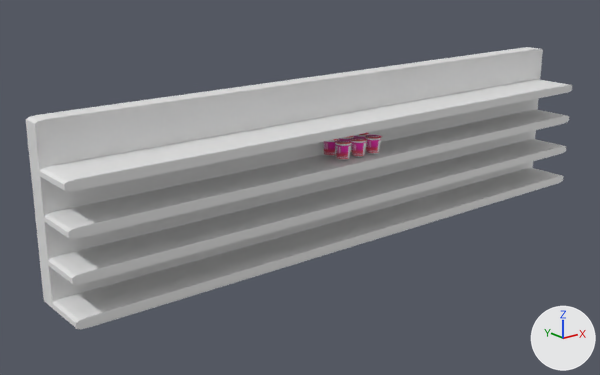
Two versions of the FBX model pixelated-cup-noodle/ramen2.fbx, one commit apart.
Before and after are seen from a 50 mm camera at (-3.44, -3.89, 1.38) aimed at (-0.31, 0.03, -0.19). Every picture has the same lights, and +X, +Y and +Z are marked at lower right. Where no turn or scale is listed for an object, it has been applied to the vertices. Vertices at the same position are counted once.

The first picture shows 'cup_ramen', 'rack'.
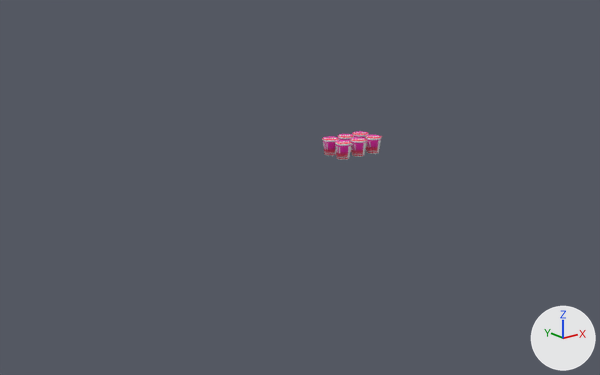
The newer file is also turned or shifted as a whole; pictures and numbers use the older file's frame.

Pixel boxes [x1, y1, x2, y2] of what changed, in the pictures (600 x 375 px; the box of a moved part takes in the faces that stretch with it):
```json
{"object": "rack", "change": "deleted", "before": [26, 47, 572, 330]}
{"part": 1, "of": "me_cylinder", "change": "moved or reshaped", "before": [335, 135, 382, 160], "after": [335, 135, 382, 160]}
```

Scene script edits in JSON lines:
```json
{"block": "me_cylinder", "where": "# used by ob_cup_ramen; location = (0.054, -0.239, 0.091)"}
{"op": "remove", "block": "me_cylinder", "code": "me_cylinder.from_pydata(...)  # 386 vertices, 744 faces; spans x -0.289..0.052, y -0.06..0.175, z -0.05..0.05"}
{"op": "add", "block": "me_cylinder", "code": "me_cylinder.from_pydata(...)  # 386 vertices, 744 faces; spans x -0.289..0.052, y -0.059..0.175, z -0.05..0.05"}
{"block": "me_cylinder", "change": "me_cylinder part 1"}
{"block": "me_cylinder", "change": "2 vertices are removed from x -0.115, y -0.059..0.059, z 0.05"}
{"block": "me_cylinder", "change": "122 vertices in x -0.289..0.047, y -0.06..0.057, z -0.05..0.05 move by (0.0, 0.001, 0.0)"}
{"block": "me_cylinder", "change": "70 vertices move within x -0.283..0.052, y -0.056..0.055, z -0.05..0.05"}
{"block": "me_cylinder", "change": "2 vertices are added at (-0.003, -0.051, 0.05), (-0.003, 0.066, 0.05)"}
{"op": "remove", "block": "ob_rack", "code": ["ob_rack = bpy.data.objects.new('rack', me_cube_001)", "ob_rack.location = (0.0, 0.0, 0.0)"]}
```
